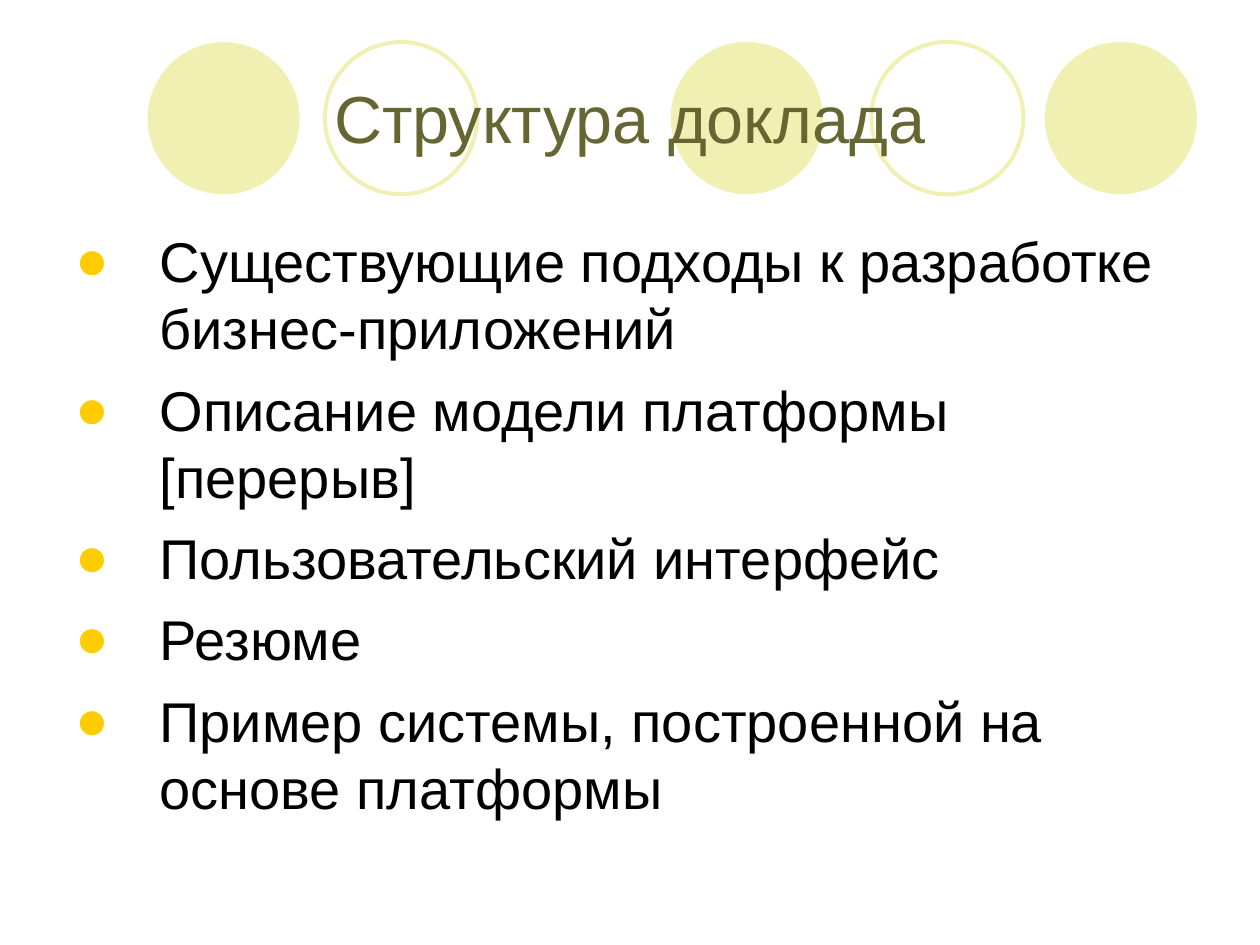
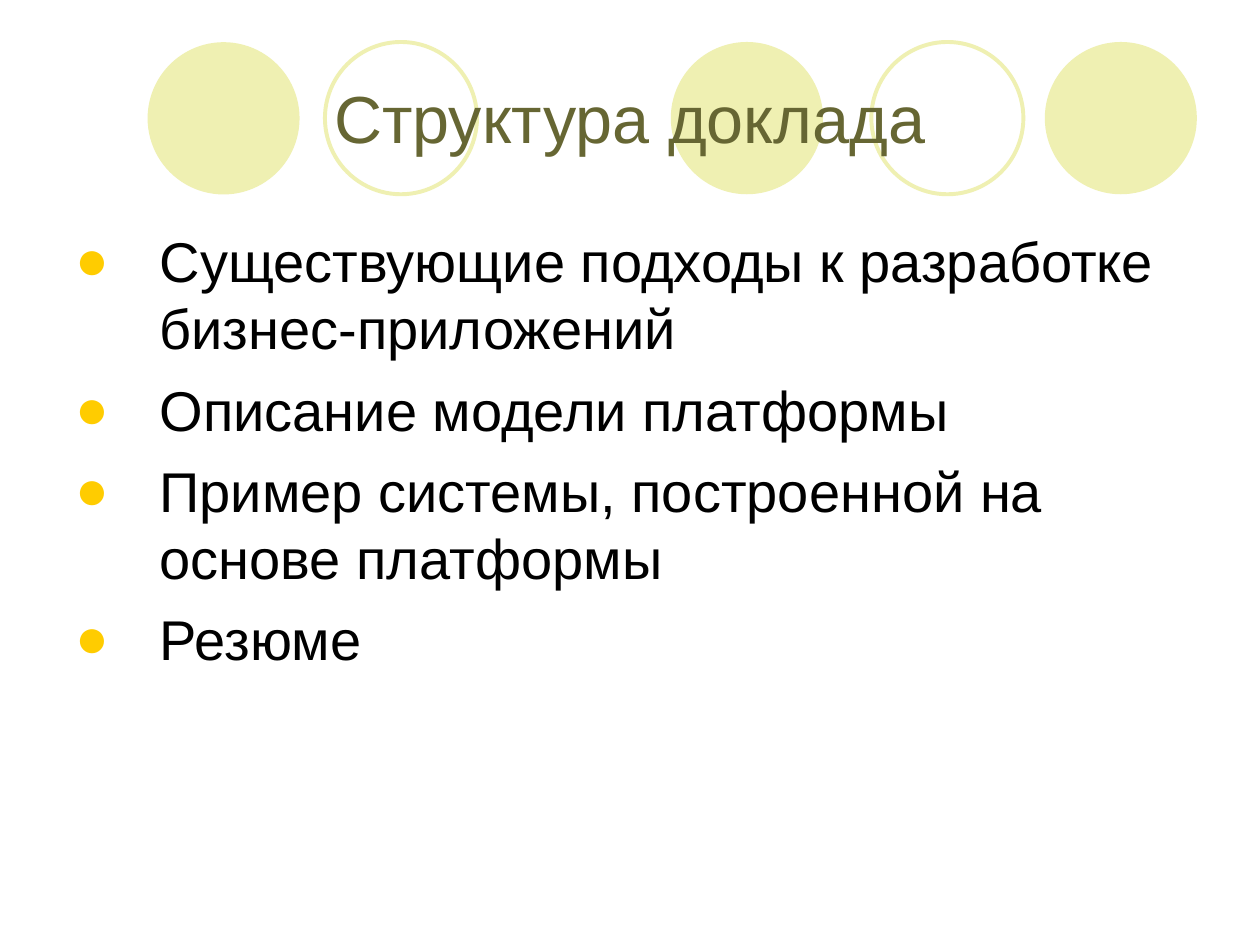
Before and after one commit to lsfusion/platform, a slide deck: slide 2 of platform/docs/Презентация.ppt. Drawn at 1260x945 pixels with LibreOffice and Linux fonts; fonts in the diff are those of the drawing. Boxes give left, top, right and bottom in pixels: in the first picture for what was removed or moved away, otherwise in the second. Text is boxed around its words. In the diff, an @@ line names an element or a change of style, - is before the commit and + after.

```diff
--- a/platform/docs/Презентация.ppt
+++ b/platform/docs/Презентация.ppt
@@ text at (x1=160, y1=390, x2=1042, y2=590): text changed @@
-● Описание модели платформы
-  [перерыв]
-● Пользовательский интерфейс
+● Описание модели платформы
+● Пример системы, построенной на основе платформы
@@ text at (x1=160, y1=700, x2=1042, y2=820): paragraph removed @@
-● Пример системы, построенной на основе платформы
```
Also in this commit, not shown: 11 other slides changed, 29 slides added, 18 slides removed.
